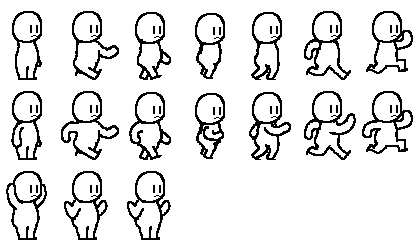
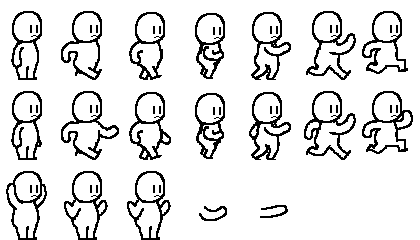
The second w=420, h=240 image is a revision of the first. Changes to its layers:
painted on "Layer 10" over (x1=11, y1=30, x2=413, y2=221)
